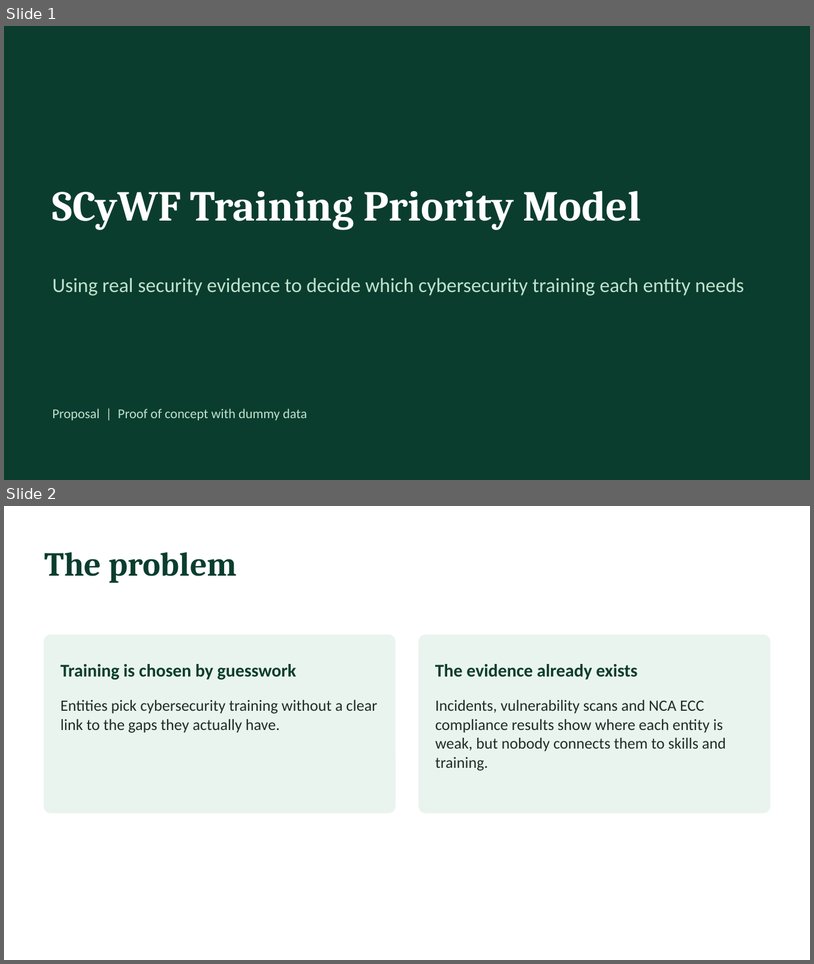
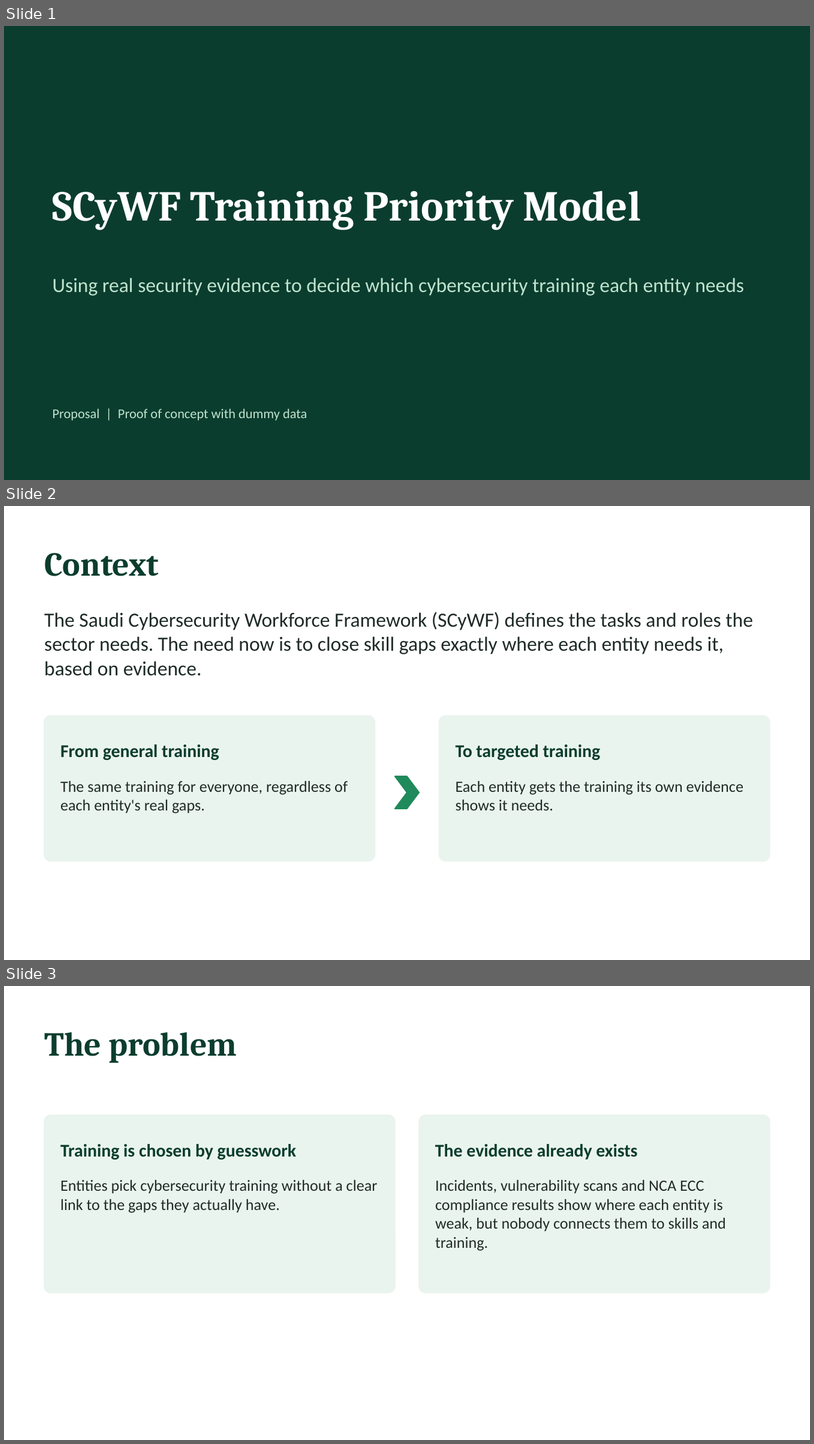
Before and after one commit to MeshaelAlessa/SCyWF, a slide deck: deck/SCyWF_Proposal.pptx. Shown one above the other, each under a label of ours: slides 1 and 2 before the commit, slides 1, 2 and 3 after it. The pictures are 814x964 and 814x1444 pixels, drawn with LibreOffice and Linux fonts; fonts in the diff are those of the drawing. Boxes give left, top, right and bottom in pixels: in the first picture for what was removed or moved away, otherwise in the second. Text is boxed around its words. In the diff, an @@ line names an element or a change of style, - is before the commit and + after.

```diff
--- a/deck/SCyWF_Proposal.pptx
+++ b/deck/SCyWF_Proposal.pptx
@@ slide 2 added at <box>4,506,810,960</box>, background #FFFFFF @@
@@ text added at <box>44,553,159,576</box>, 30 pt, text #0B3D2E, bold @@
+Context
@@ text added at <box>44,612,753,676</box>, 18 pt, text #1E2B26 @@
+The Saudi Cybersecurity Workforce Framework (SCyWF) defines the tasks and roles the sector needs. The need now is to close skill gaps exactly where each entity needs it, based on evidence.
@@ rounded rectangle added at <box>44,715,375,861</box>, fill #EAF4EE, outline #EAF4EE 1 pt @@
@@ rounded rectangle added at <box>440,715,770,861</box>, fill #EAF4EE, outline #EAF4EE 1 pt @@
@@ text added at <box>60,744,219,760</box>, 16 pt, text #0B3D2E, bold @@
+From general training
@@ text added at <box>456,744,601,760</box>, 16 pt, text #0B3D2E, bold @@
+To targeted training
@@ text added at <box>60,781,348,813</box>, 14 pt, text #1E2B26 @@
+The same training for everyone, regardless of each entity's real gaps.
@@ chevron added at <box>395,776,419,808</box>, fill #1F8A5B, outline #1F8A5B 1 pt @@
@@ text added at <box>456,781,744,810</box>, 14 pt, text #1E2B26 @@
+Each entity gets the training its own evidence shows it needs.
@@ what was slide 2 is now slide 3 @@
```
Also in this commit, not shown: 1 slide changed, 1 other file.
